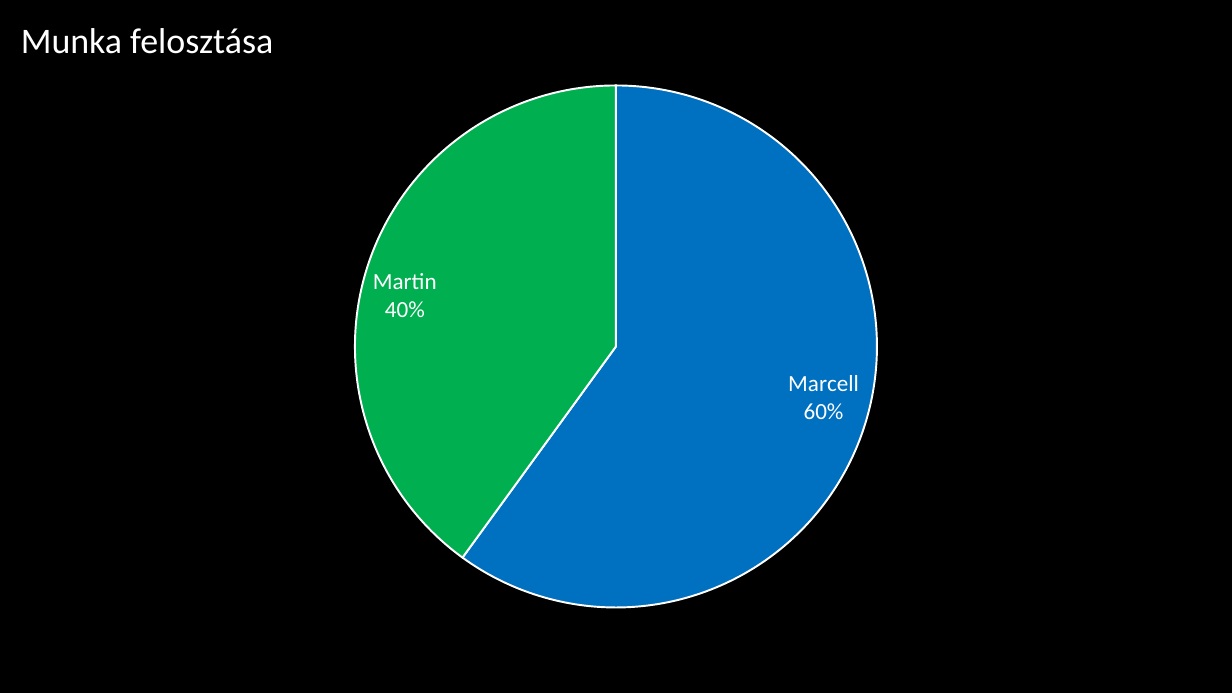
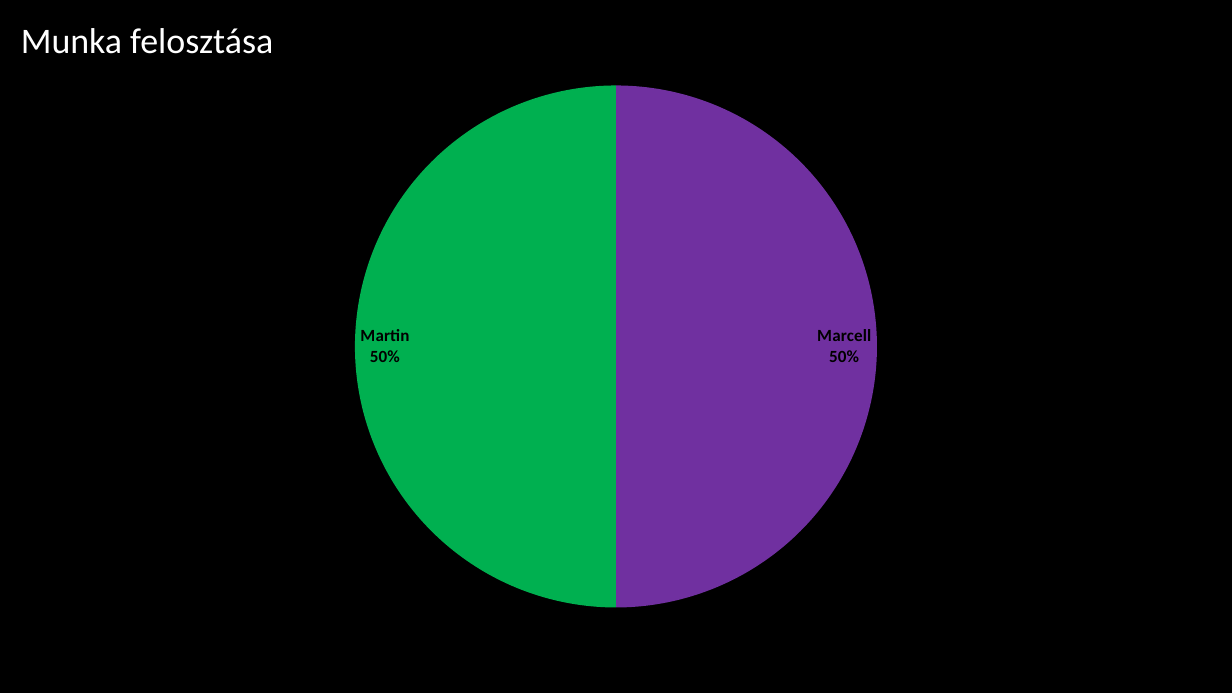
Before and after one commit to Geher-Marcell/Proj1-Epitmenyado-10A_B, a slide deck: slide 5 of BEMUTATÓ.pptx. Drawn at 1232x693 pixels with LibreOffice and Linux fonts; fonts in the diff are those of the drawing; background and template pictures are left out. Boxes give left, top, right and bottom in pixels: in the first picture for what was removed or moved away, otherwise in the second. Text is boxed around its words. In the diff, an @@ line names an element or a change of style, - is before the commit and + after.

Commit message:
yes

```diff
--- a/BEMUTATÓ.pptx
+++ b/BEMUTATÓ.pptx
@@ pie chart at [205,73,1027,621] @@
@@ Series 1, Marcell: 60 to 50 @@
@@ Series 1, Martin: 40 to 50 @@
@@ data labels of Series 1 changed @@
@@ colours of single points changed @@
```
Also in this commit, not shown: 1 slide added.
